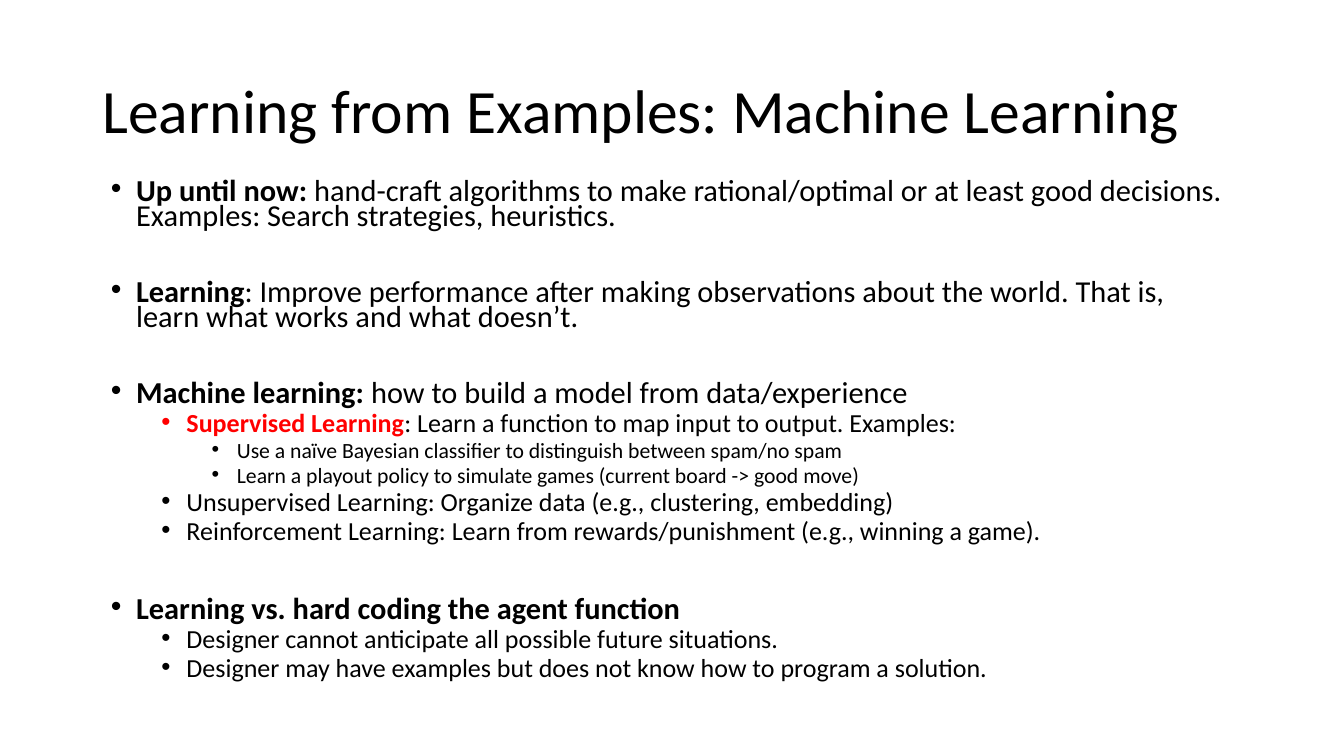
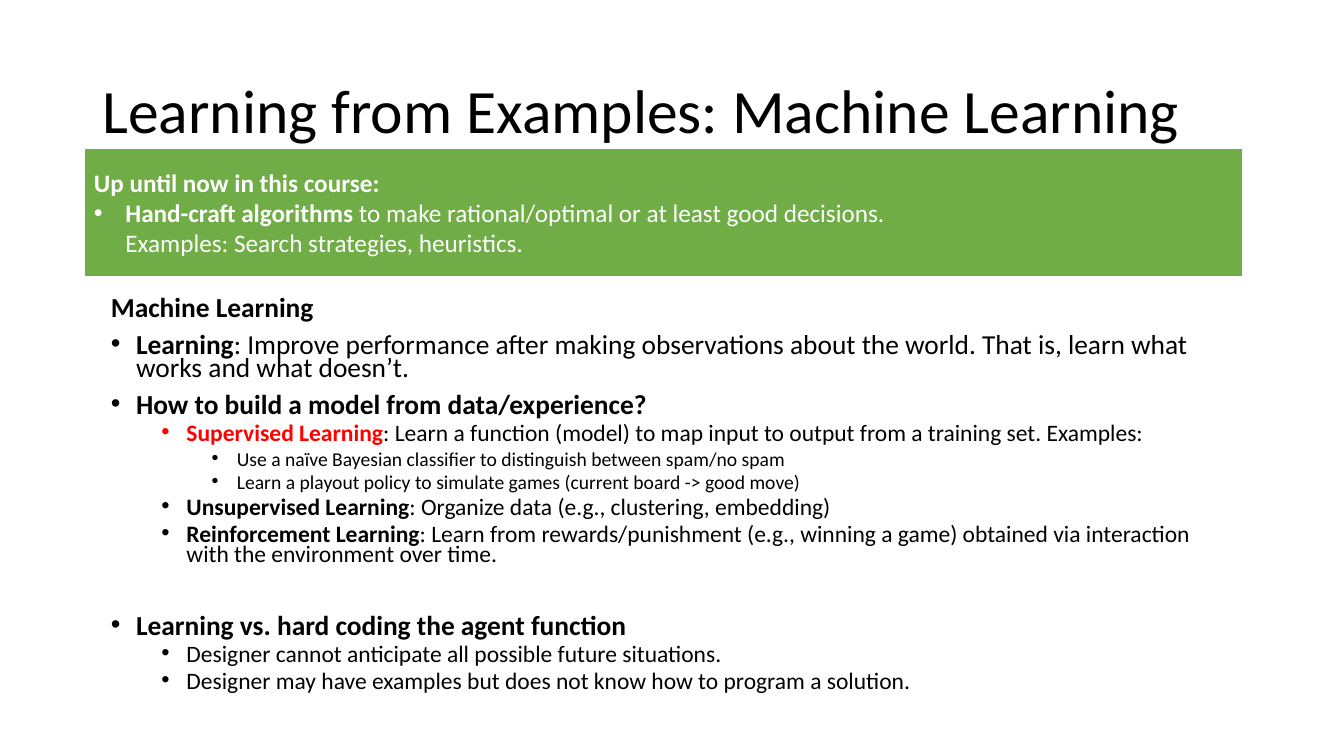
Before and after one commit to mhahsler/CS7320-AI, a slide deck: slide 2 of slides/19_ML_intro.pptx. Drawn at 1344x756 pixels with LibreOffice and Linux fonts; fonts in the diff are those of the drawing. Boxes give left, top, right and bottom in pixels: in the first picture for what was removed or moved away, otherwise in the second. Text is boxed around its words. In the diff, an @@ line names an element or a change of style, - is before the commit and + after.

Commit message:
small improvements.

```diff
--- a/slides/19_ML_intro.pptx
+++ b/slides/19_ML_intro.pptx
@@ rectangle added at (x1=84, y1=148, x2=1243, y2=277), fill #70AD47, outline #FFFFFF 1.5 pt, 18 pt, text #FFFFFF @@
+Up until now in this course:
+• Hand-craft algorithms to make rational/optimal or at least good decisions.
+  Examples: Search strategies, heuristics.
@@ text "Machine Learning" moved from (x1=136, y1=179, x2=1221, y2=682) to (x1=111, y1=297, x2=1190, y2=693) @@
@@ text at (x1=111, y1=297, x2=314, y2=322): text changed; size 21.7 to 19.6 pt; bold on @@
-• Up until now: hand-craft algorithms to make rational/optimal or at least good decisions. Examples: Search strategies, heuristics.
+Machine Learning
@@ text at (x1=136, y1=334, x2=1187, y2=693): size 21.7 to 19.6 pt in "Learning: Improve performance after making observations abou ...", "Learning vs. hard coding the agent function"; size 15.5 to 14 pt in "Use a naïve Bayesian classifier to distinguish ...", "Learn a playout policy to simulate games ..."; size 18.6 to 16.8 pt in "Unsupervised Learning: Organize data (e.g., clustering, embe ...", "Designer cannot anticipate all possible future situations.", "Designer may have examples but does not ..."; bold on in "Unsupervised Learning:" @@
@@ text at (x1=136, y1=394, x2=1143, y2=445): text changed; size 18.6 to 16.8 pt @@
-• Machine learning: how to build a model from data/experience
-  • Supervised Learning: Learn a function to map input to output. Examples:
+• How to build a model from data/experience?
+  • Supervised Learning: Learn a function (model) to map input to output from a training set. Examples:
@@ text at (x1=186, y1=525, x2=1190, y2=562): text changed; size 18.6 to 16.8 pt @@
-  • Reinforcement Learning: Learn from rewards/punishment (e.g., winning a game).
+  • Reinforcement Learning: Learn from rewards/punishment (e.g., winning a game) obtained via interaction with the environment over time.
```
Also in this commit, not shown: 11 other slides changed, 1 slide added, 1 other file.
